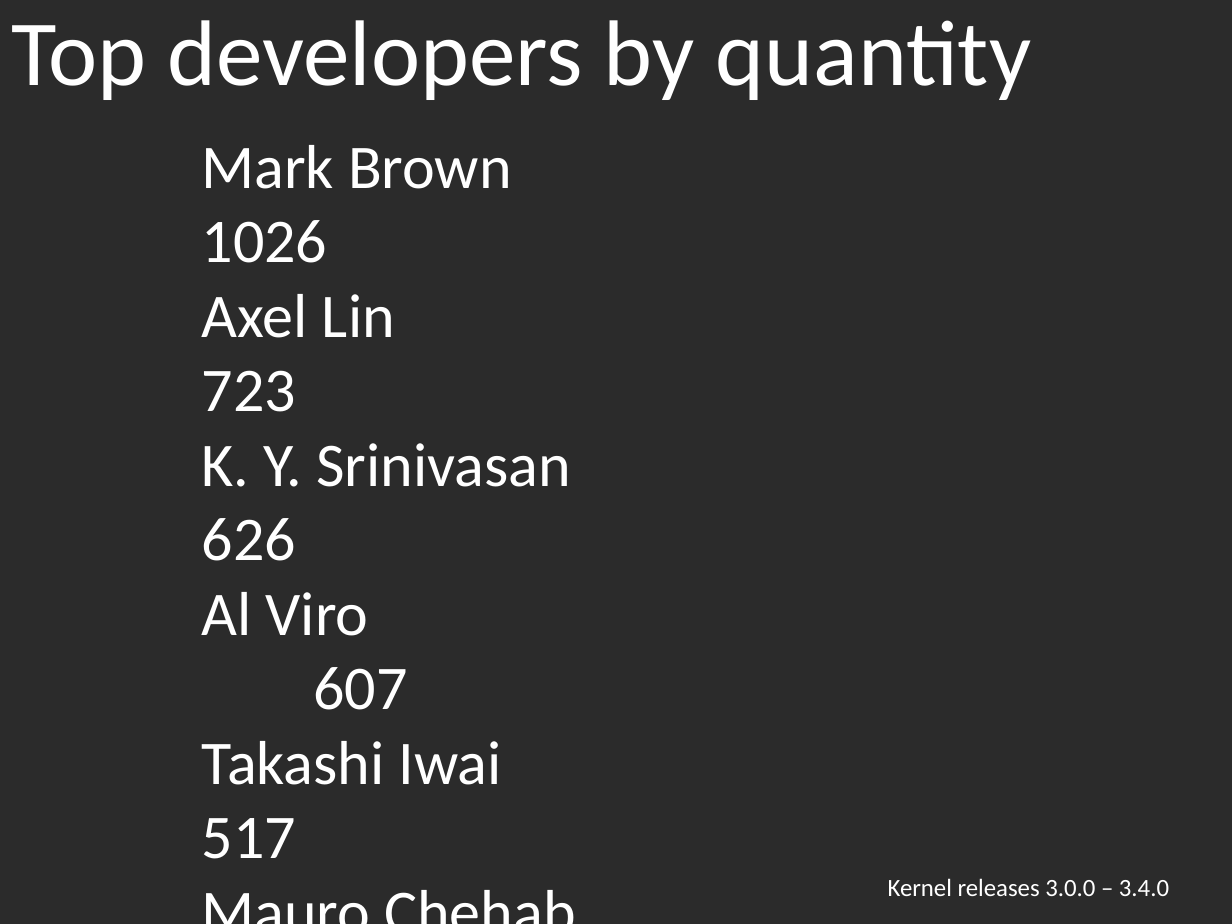
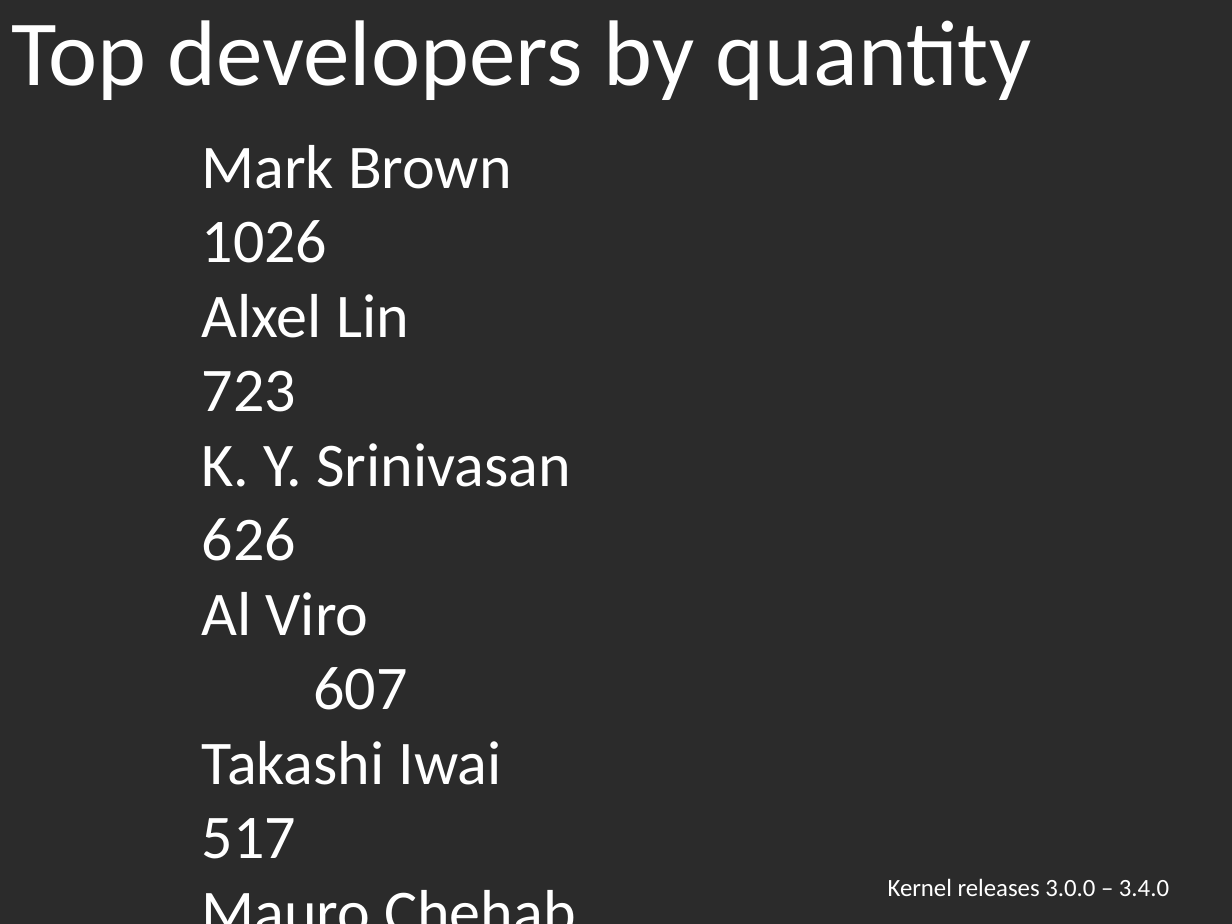
Before and after one commit to gregkh/kernel-development, a slide deck: slide 15 of kernel-development.odp (slide 21 before the commit). Drawn at 1232x924 pixels with LibreOffice and Linux fonts; fonts in the diff are those of the drawing; background and template pictures are left out; a plain dark background stands for a picture behind light text. Boxes give left, top, right and bottom in pixels: in the first picture for what was removed or moved away, otherwise in the second. Text is boxed around its words. In the diff, an @@ line names an element or a change of style, - is before the commit and + after.

```diff
--- a/kernel-development.odp
+++ b/kernel-development.odp
@@ text at (202,294,409,412): text changed @@
-Axel Lin 723
+Alxel Lin 723
```
Also in this commit, not shown: 6 other slides changed, 9 slides added, 9 slides removed, 1 other file.
